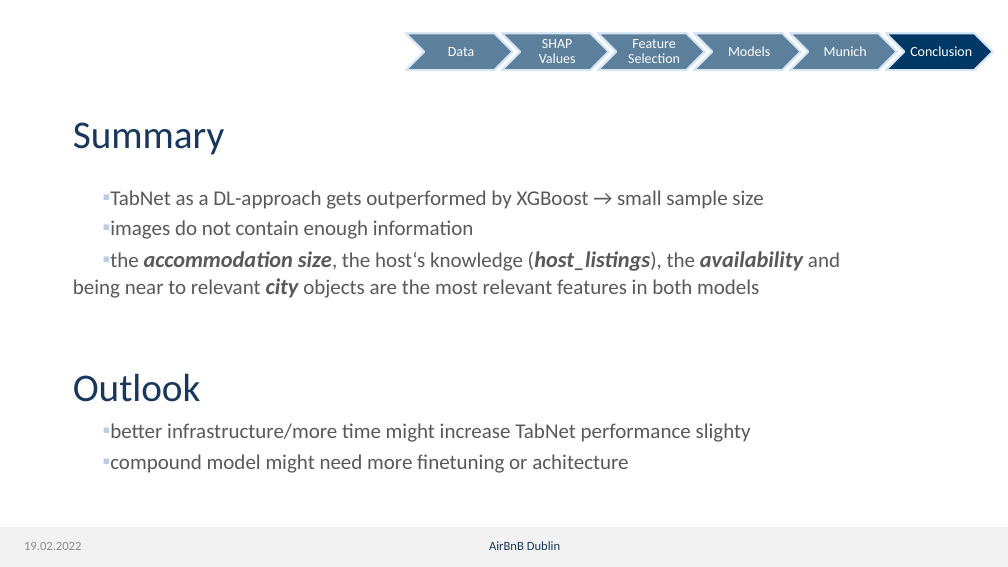
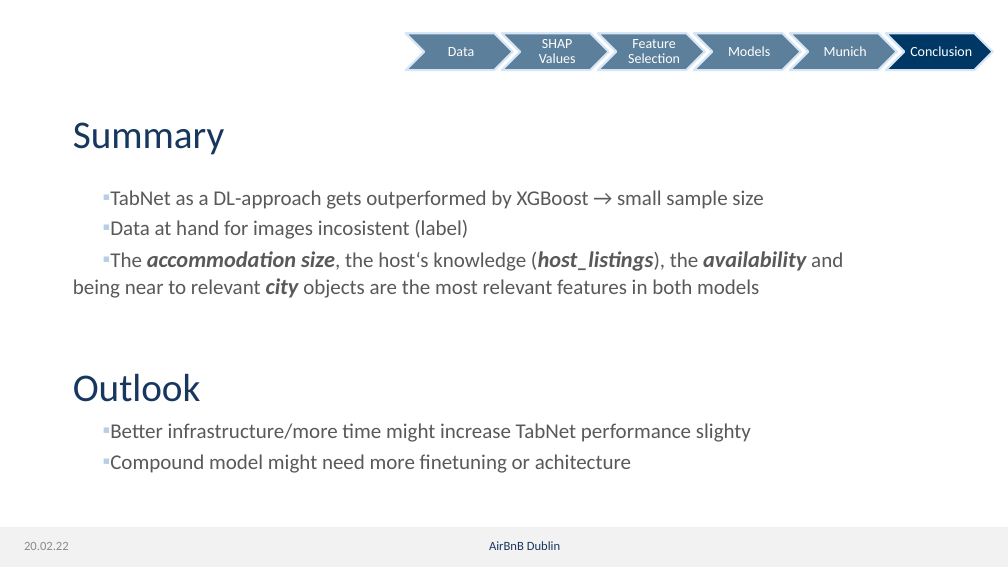
Before and after one commit to dmnk1308/DubAir, a slide deck: slide 33 of Präsi.pptx (slide 34 before the commit). Drawn at 1008x567 pixels with LibreOffice and Linux fonts; fonts in the diff are those of the drawing; background and template pictures are left out. Boxes give left, top, right and bottom in pixels: in the first picture for what was removed or moved away, otherwise in the second. Text is boxed around its words. In the diff, an @@ line names an element or a change of style, - is before the commit and + after.

Commit message:
presentation push

```diff
--- a/Präsi.pptx
+++ b/Präsi.pptx
@@ text at [73, 220, 843, 298]: text changed @@
-▪ images do not contain enough information
-▪ the accommodation size, the host‘s knowledge (host_listings), the availability and being near to relevant city objects are the most relevant features in both models
+▪ Data at hand for images incosistent (label)
+▪ The accommodation size, the host‘s knowledge (host_listings), the availability and being near to relevant city objects are the most relevant features in both models
@@ text at [110, 423, 751, 473]: text changed @@
-▪ better infrastructure/more time might increase TabNet performance slighty
-▪ compound model might need more finetuning or achitecture
+▪ Better infrastructure/more time might increase TabNet performance slighty
+▪ Compound model might need more finetuning or achitecture
@@ text at [24, 542, 69, 550]: text changed @@
-19.02.2022
+20.02.22
```
Also in this commit, not shown: 32 other slides changed, 1 slide removed.
